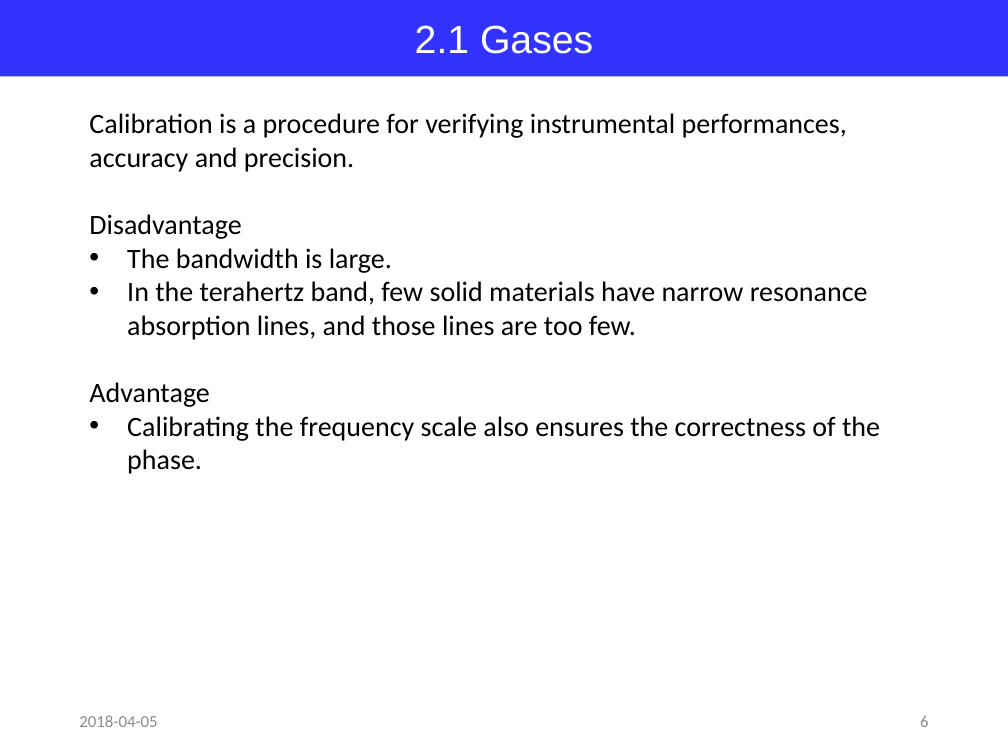
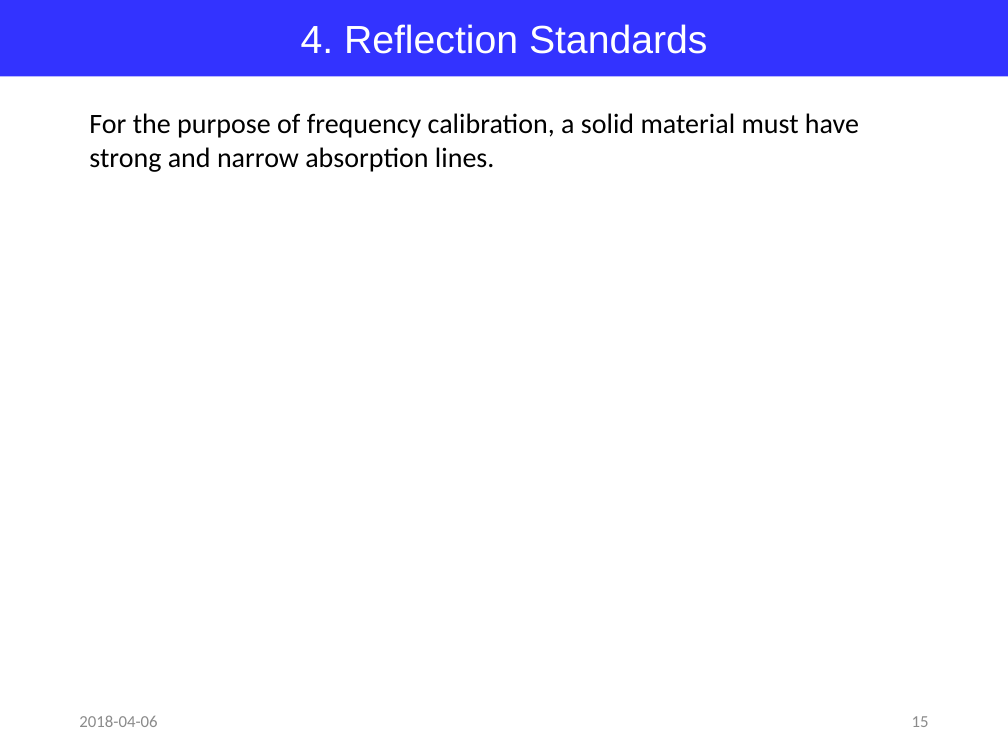
Before and after one commit to jglee96/NBTP_Lab, a slide deck: slide 15 of Terahertz Metrology/Ch6/Terahertz Metrology_Ch6.pptx (slide 6 before the commit). Drawn at 1008x756 pixels with LibreOffice and Linux fonts; fonts in the diff are those of the drawing. Boxes give left, top, right and bottom in pixels: in the first picture for what was removed or moved away, otherwise in the second. Text is boxed around its words. In the diff, an @@ line names an element or a change of style, - is before the commit and + after.

```diff
--- a/Terahertz Metrology/Ch6/Terahertz Metrology_Ch6.pptx
+++ b/Terahertz Metrology/Ch6/Terahertz Metrology_Ch6.pptx
@@ text in rectangle at (301, 24, 708, 54): text changed @@
-2.1 Gases
+4. Reflection Standards
@@ text removed at (89, 113, 880, 474) @@
-Calibration is a procedure for verifying instrumental performances, accuracy and precision.
-Disadvantage
-• The bandwidth is large.
-• In the terahertz band, few solid materials have narrow resonance absorption lines, and those lines are too few.
-Advantage
-• Calibrating the frequency scale also ensures the correctness of the phase.
@@ text added at (89, 113, 859, 172), 20 pt, text #000000 @@
+For the purpose of frequency calibration, a solid material must have strong and narrow absorption lines.
@@ text at (79, 715, 157, 727): text changed @@
-2018-04-05
+2018-04-06
@@ page number at (912, 716, 929, 727): text changed @@
-6
+15
```
Also in this commit, not shown: 5 other slides changed, 10 slides added, 1 slide removed, 11 other files.
